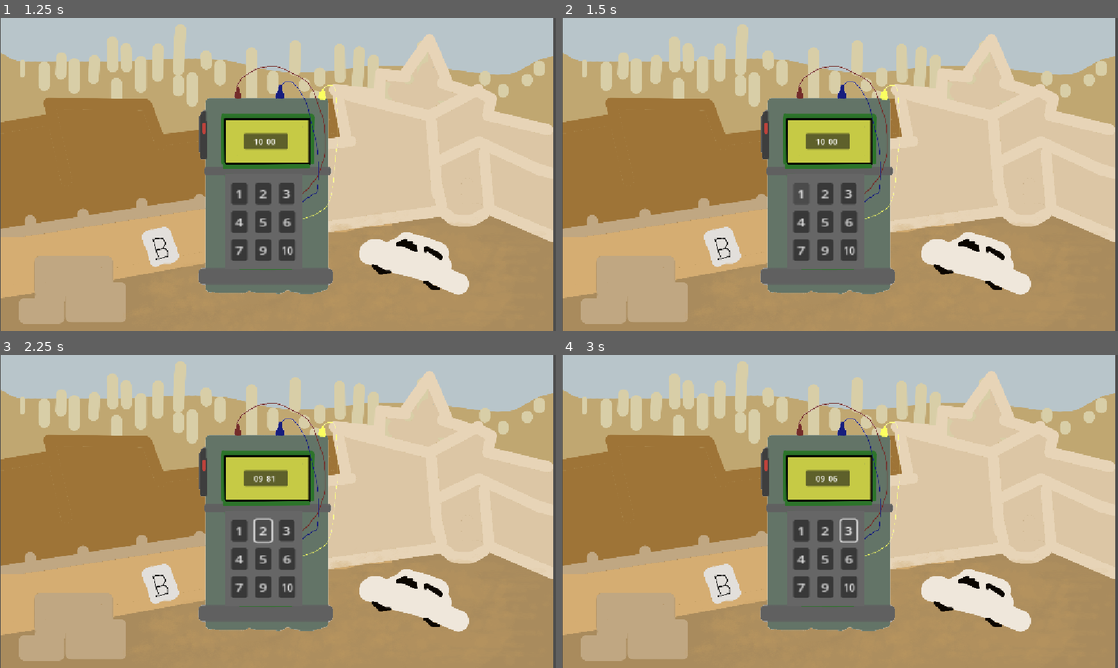
Above: before the commit, frames 1-4 (two rows, left to right).
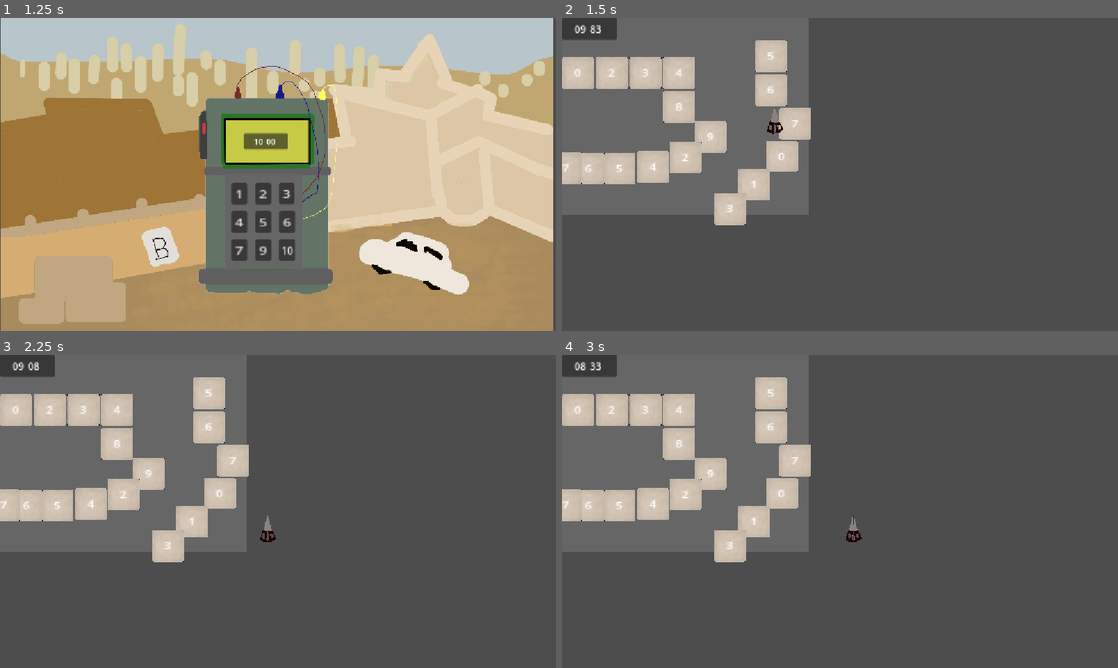
Above: after the commit, the same moments.

Repository: ZangerlA/minigamejam25_2
Game: Godot game, scene res://Scenes/start_screen.tscn
The game is run twice, just before and just after one commit, with the same random seed, the same clock (stepped at 60 frames per second) and the same inputs. Video files are missing from this copy of the repository; at most half a second of black plays in their place.
Inputs (mouse positions are in pixels of both pictures, inside the frame that each line leads up to):
- Up to frame 1 (1.25 s): click "START" at 0.5 s
- Up to frame 2 (1.5 s): click "1" at 1.25 s
- Up to frame 3 (2.25 s): click (261, 530) at 2 s, where only the run before the commit has a clickable "2"
- Up to frame 4 (3 s): click (851, 530) at 2.75 s, where only the run before the commit has a clickable "3"

Frame 1 is identical in both runs. In frame 2, 94% of the frame differs, in the area x 0-100%, y 0-100%; in frame 3, 94%; in frame 4, 94%.

Commit message:
Fix Maze
fixes

Diff:
--- a/Scenes/Cursor.tscn
+++ b/Scenes/Cursor.tscn
@@ -1,19 +1,18 @@
-[gd_scene load_steps=7 format=3 uid="uid://clt1dmxt3empt"]
+[gd_scene load_steps=6 format=3 uid="uid://nhlfg368nu4t"]
 
 [ext_resource type="Script" uid="uid://wge2v7lii35h" path="res://Scenes/Scripts/cursor.gd" id="1_5vcpq"]
-[ext_resource type="PackedScene" path="res://game_over.tscn" id="2_8pq3g"]
 [ext_resource type="PackedScene" uid="uid://bqsnlrp5dcg8m" path="res://main.tscn" id="3_8pq3g"]
 [ext_resource type="Texture2D" uid="uid://dcldxvjqpnue8" path="res://Assets/Textures/sciss2.webp" id="4_8pq3g"]
 
 [sub_resource type="CircleShape2D" id="CircleShape2D_5vcpq"]
-radius = 39.012817
+radius = 18.439089
 
 [sub_resource type="RectangleShape2D" id="RectangleShape2D_5vcpq"]
-size = Vector2(125, 128)
+size = Vector2(31, 39)
 
 [node name="Cursor" type="CharacterBody2D"]
 script = ExtResource("1_5vcpq")
-gameover_scene_path = ExtResource("2_8pq3g")
+gameover_scene_path = ExtResource("3_8pq3g")
 main_menu = ExtResource("3_8pq3g")
 
 [node name="Sprite2D" type="Sprite2D" parent="."]
@@ -26,7 +25,7 @@
 [node name="Area2D" type="Area2D" parent="."]
 
 [node name="CollisionShape2D" type="CollisionShape2D" parent="Area2D"]
-position = Vector2(-0.5, -1)
+position = Vector2(0.5, 1.5)
 shape = SubResource("RectangleShape2D_5vcpq")
 
 [connection signal="body_entered" from="Area2D" to="." method="_on_area_2d_body_entered"]
--- a/Scenes/Scripts/cursor.gd
+++ b/Scenes/Scripts/cursor.gd
@@ -32,11 +32,10 @@
 func _on_area_2d_body_entered(body):
 	# 1. Controlla se l'oggetto (body) in collisione è nel Gruppo "finish"
 	if body.is_in_group("finish"):
-		# === CASO 1: OGGETTO CON TAG "finish" ===
-		if gameover_scene_path != null:
-			get_tree().change_scene_to_packed(gameover_scene_path)
+		get_tree().change_scene_to_packed(main_menu)
 
-	else:
+	if body.is_in_group("Wall"):
 		# === CASO 2: OGGETTO SENZA TAG "finish" (o qualsiasi altro oggetto) ===
 		if main_menu != null:
 			get_tree().change_scene_to_packed(main_menu)
+			pass
--- a/Scenes/Scripts/finish_maze.gd
+++ b/Scenes/Scripts/finish_maze.gd
@@ -12,4 +12,4 @@
 
 func _on_area_2d_body_entered(body):
 	if body.name == "Cursor":
-		player_reached_finish.emit()
+		get_tree().change_scene_to_file("res://main.tscn")
--- a/Scenes/Wall.tscn
+++ b/Scenes/Wall.tscn
@@ -1,12 +1,12 @@
 [gd_scene load_steps=4 format=3 uid="uid://cj1jkkf8ywddo"]
 
-[ext_resource type="Script" uid="uid://b5k4icdqiv2wm" path="res://Scenes/Scripts/wall.gd" id="1_8r34y"]
+[ext_resource type="Script" path="res://Scenes/Scripts/wall.gd" id="1_8r34y"]
 [ext_resource type="Texture2D" uid="uid://bk34m44s0krla" path="res://Assets/Textures/button_keypad.webp" id="2_8r34y"]
 
 [sub_resource type="RectangleShape2D" id="RectangleShape2D_8r34y"]
 size = Vector2(132.60876, 122)
 
-[node name="Wall" type="StaticBody2D"]
+[node name="Wall" type="StaticBody2D" groups=["Wall"]]
 scale = Vector2(0.91999954, 1)
 script = ExtResource("1_8r34y")
 
--- a/Scenes/maze_1.gd
+++ b/Scenes/maze_1.gd
@@ -2,8 +2,15 @@
 
 @export var gameover_scene_path : PackedScene = null
 @export var main_menu : PackedScene = null
+
+
 func _ready():
+	Input.warp_mouse(Vector2(300,150))
 	$Timer.start_countdown()
+
+
+
+#Input.warp_mouse_position(Vector2(25, 25))
 
 
 func on_timer_countdown_finished():
--- a/Scenes/maze_1.tscn
+++ b/Scenes/maze_1.tscn
@@ -93,7 +93,7 @@
 scale = Vector2(0.42941394, 0.88659394)
 
 [node name="Cursor" parent="." instance=ExtResource("5_tx3rt")]
-position = Vector2(40.199997, 7.6000013)
+position = Vector2(27, 6.7999997)
 scale = Vector2(0.14782701, -0.07784143)
 
 [connection signal="countdown_finished" from="Timer" to="." method="_on_timer_countdown_finished"]
--- a/Scenes/timer.gd
+++ b/Scenes/timer.gd
@@ -28,6 +28,7 @@
 		_update_labels()
 		set_process(false)
 		countdown_finished.emit()
+		get_tree().change_scene_to_file("res://game_over.tscn")
 		return
 
 	_update_labels()
Not shown: 1 places in Scenes/maze_1.tscn that only renumber resources
